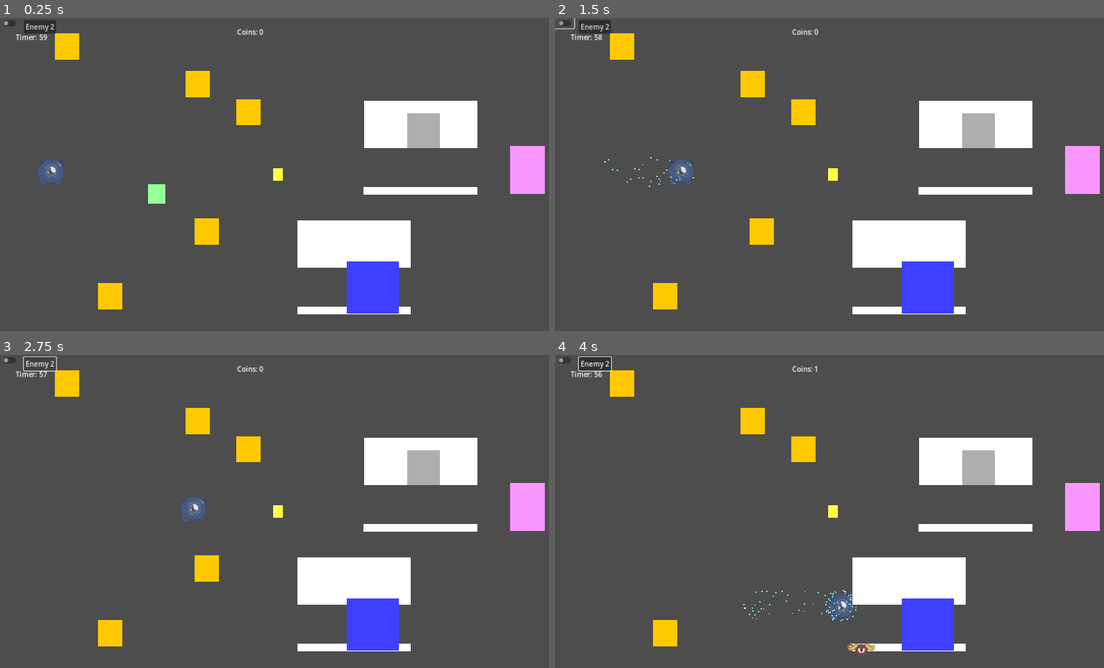
Above: before the commit, frames 1-4 (two rows, left to right).
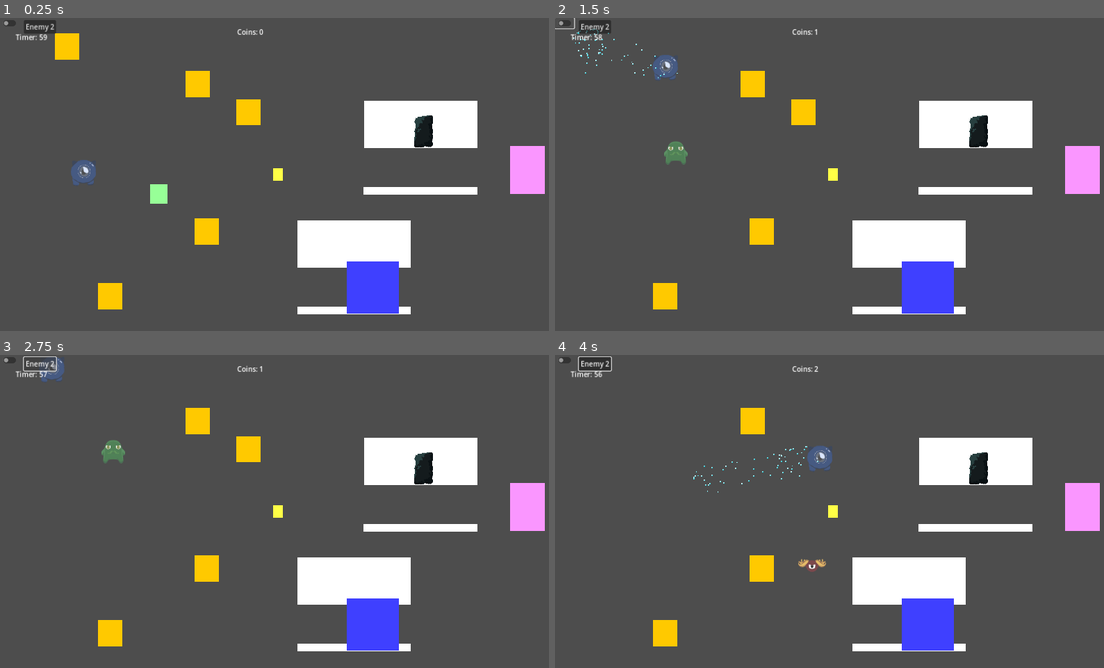
Above: after the commit, the same moments.

Repository: acropolis914/Gwizz-s-Game-Jam
Game: Godot game, scene res://Scene/main.tscn
Two runs of this game, one before a commit and one after it. Both use one fixed random seed, a clock stepped at 60 frames per second and the inputs below.
Inputs (mouse positions are in pixels of both pictures, inside the frame that each line leads up to):
- Up to frame 1 (0.25 s): no input
- Up to frame 2 (1.5 s): click (565, 24) at 0.5 s; tap Enter at 1.25 s; move the mouse to (955, 158) at 1.27 s; hold D (move_right) from 1.28 s (still down); tap Shift (dash) at 1.35 s
- Up to frame 3 (2.75 s): release D (move_right) at 2 s; click "Enemy 2" at 2 s
- Up to frame 4 (4 s): move the mouse to (719, 527) at 2.77 s; hold S (move_down) 2.78-3.53 s; tap Shift (dash) at 2.85, 3.6 s; move the mouse to (889, 442) at 3.52 s; hold D (move_right) from 3.53 s (still down)

The runs differ from the first frame. In frame 1, 1.3% of the frame differs, in the area x 6-81%, y 30-60%; in frame 2, 1.9%; in frame 3, 1.7%; in frame 4, 2.7%, in the area x 10-81%, y 3-96%.

Commit message:
fixed mouse movement mode
fixed mouse movement mode

Diff:
--- a/Scene/trap.tscn
+++ b/Scene/trap.tscn
@@ -1,10 +1,10 @@
 [gd_scene load_steps=8 format=3 uid="uid://bfh71fonobawn"]
 
-[ext_resource type="Texture2D" uid="uid://ca43nx0s8p3wh" path="res://ImageAssets/White.png" id="1_ask54"]
 [ext_resource type="Script" path="res://Scripts/trap.gd" id="1_vl2tj"]
+[ext_resource type="Texture2D" uid="uid://hrmxcdr3lett" path="res://ImageAssets/TilesAndStonesbyPol/rocktrap.png" id="2_1c2aq"]
 
 [sub_resource type="RectangleShape2D" id="RectangleShape2D_w106n"]
-size = Vector2(66, 6)
+size = Vector2(42, 6)
 
 [sub_resource type="RectangleShape2D" id="RectangleShape2D_lp3dw"]
 size = Vector2(3, 77)
@@ -45,19 +45,19 @@
 
 [node name="Sprite2D" type="Sprite2D" parent="CollisionShape2D"]
 modulate = Color(0.682353, 0.682353, 0.682353, 1)
-position = Vector2(0, -35)
+position = Vector2(0, -34)
 scale = Vector2(0.633333, 0.666667)
-texture = ExtResource("1_ask54")
+texture = ExtResource("2_1c2aq")
 
 [node name="Sides_StaticBody2D" type="StaticBody2D" parent="CollisionShape2D"]
 position = Vector2(0, -10)
 
 [node name="CollisionShape2D" type="CollisionShape2D" parent="CollisionShape2D/Sides_StaticBody2D"]
-position = Vector2(-38, -24)
+position = Vector2(-21, -26)
 shape = SubResource("RectangleShape2D_lp3dw")
 
 [node name="CollisionShape2D2" type="CollisionShape2D" parent="CollisionShape2D/Sides_StaticBody2D"]
-position = Vector2(38, -24)
+position = Vector2(20, -26)
 shape = SubResource("RectangleShape2D_lp3dw")
 
 [node name="AnimationPlayer" type="AnimationPlayer" parent="."]
--- a/Scripts/Player.gd
+++ b/Scripts/Player.gd
@@ -24,13 +24,14 @@
 var mouse_pos
 func for_mouse_movement(delta):
 	mouse_pos = get_global_mouse_position()
-	if position.distance_to(mouse_pos) > 10:
-		global_position += speed * (mouse_pos-global_position).normalized() * delta
+	if position.distance_to(mouse_pos) > 30:
+		velocity = speed * (mouse_pos-global_position).normalized()
+	else:
+		velocity = Vector2.ZERO
 
 func for_dash_and_kill():
-	var mouse_dis = position.distance_to(get_global_mouse_position()-global_position)
-	if Input.is_action_just_pressed("dash"):
-		if (velocity.x != 0 && !GlobalScript.mouse_mode) || (mouse_dis != 0 && GlobalScript.mouse_mode):
+	var mouse_dis = position.distance_to(get_global_mouse_position())
+	if Input.is_action_just_pressed("dash") && velocity.x != 0:
 			speed = 1800
 			gwizz_sprite.animation = "dash"
 			$DashParticle.emitting = true
--- a/Scripts/global_script.gd
+++ b/Scripts/global_script.gd
@@ -15,4 +15,4 @@
 
 var key = false
 var coins = 0
-var mouse_mode = false
+var mouse_mode = true
